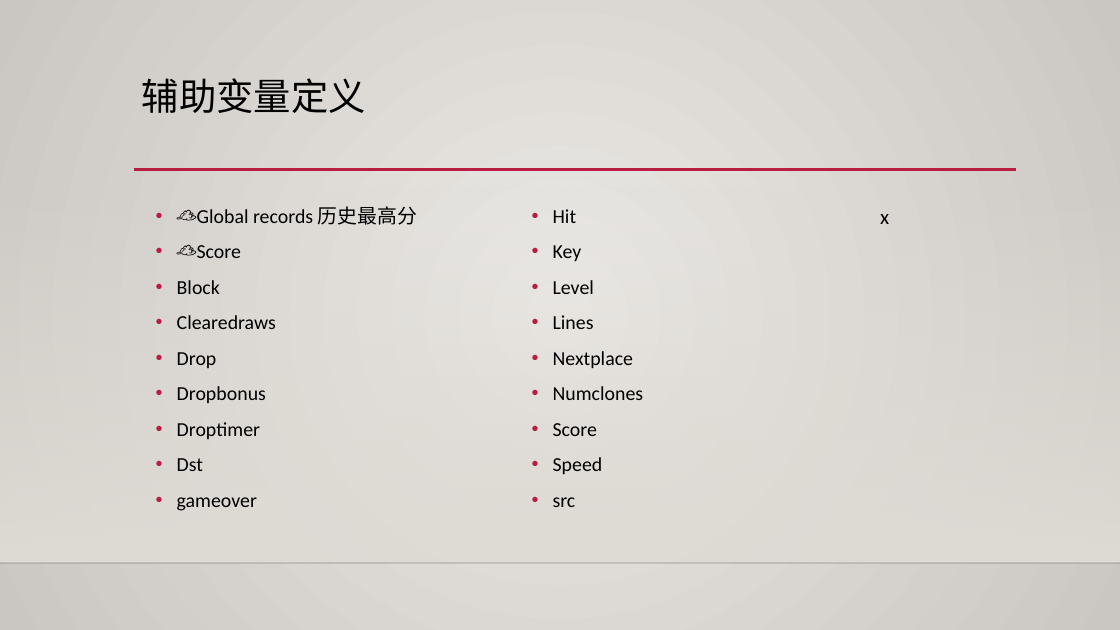
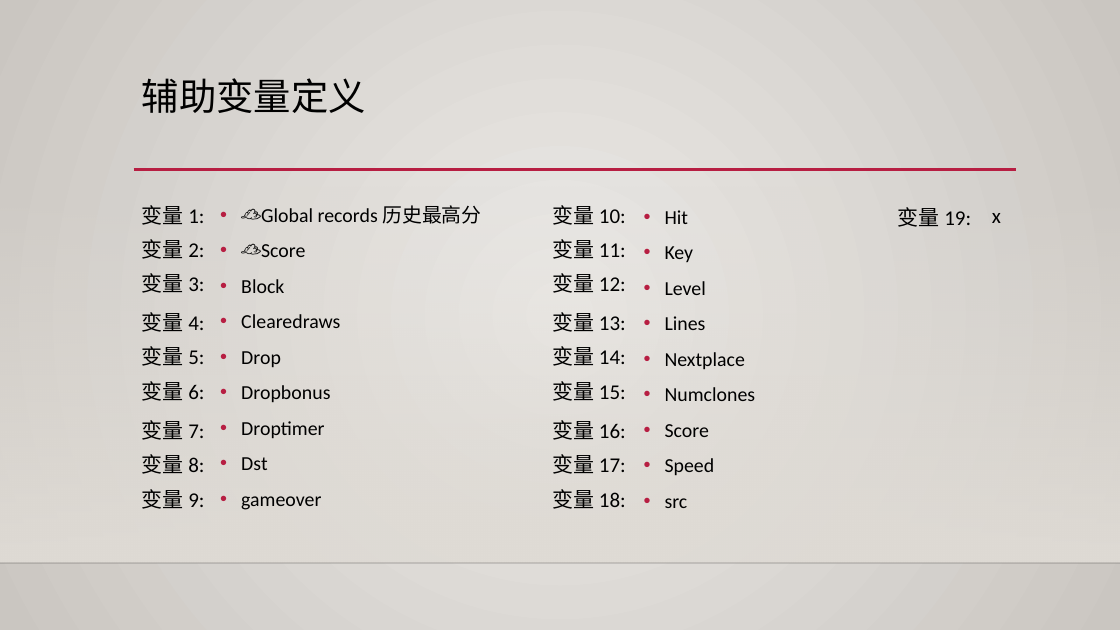
Before and after one commit to batermj/kids_coding_campaign, a slide deck: slide 21 of steam/technology/computer_sciences/programming_languages/scratch/season01/level03/lesson08/presentation_tetris_design2023apr16.pptx (slide 19 before the commit). Drawn at 1120x630 pixels with LibreOffice and Linux fonts; fonts in the diff are those of the drawing; background and template pictures are left out. Boxes give left, top, right and bottom in pixels: in the first picture for what was removed or moved away, otherwise in the second. Text is boxed around its words. In the diff, an @@ line names an element or a change of style, - is before the commit and + after.

```diff
--- a/steam/technology/computer_sciences/programming_languages/scratch/season01/level03/lesson08/presentation_tetris_design2023apr16.pptx
+++ b/steam/technology/computer_sciences/programming_languages/scratch/season01/level03/lesson08/presentation_tetris_design2023apr16.pptx
@@ text added at <box>142,205,204,225</box>, 18 pt, text #000000 @@
+变量 1:
@@ text "☁Global records 历史最高分": place and size @@
-text "☁Global records 历史最高分" at <box>177,206,417,511</box>
+text "☁Global records 历史最高分" at <box>241,205,481,510</box>
@@ text added at <box>552,205,626,225</box>, 18 pt, text #000000 @@
+变量 10:
@@ text "Hit": place and size @@
-text "Hit" at <box>553,209,644,507</box>
+text "Hit" at <box>665,210,756,508</box>
@@ text added at <box>898,207,971,227</box>, 18 pt, text #000000 @@
+变量 19:
@@ text "x": place and size @@
-text "x" at <box>880,214,889,224</box>
+text "x" at <box>992,213,1001,223</box>
@@ text added at <box>142,239,204,259</box>, 18 pt, text #000000 @@
+变量 2:
@@ text added at <box>552,239,626,259</box>, 18 pt, text #000000 @@
+变量 11:
@@ text added at <box>142,273,204,293</box>, 18 pt, text #000000 @@
+变量 3:
@@ text added at <box>552,273,626,293</box>, 18 pt, text #000000 @@
+变量 12:
@@ text added at <box>142,312,204,332</box>, 18 pt, text #000000 @@
+变量 4:
@@ text added at <box>552,312,626,332</box>, 18 pt, text #000000 @@
+变量 13:
@@ text added at <box>142,346,204,366</box>, 18 pt, text #000000 @@
+变量 5:
@@ text added at <box>552,346,626,366</box>, 18 pt, text #000000 @@
+变量 14:
@@ text added at <box>142,381,204,401</box>, 18 pt, text #000000 @@
+变量 6:
@@ text added at <box>552,381,626,401</box>, 18 pt, text #000000 @@
+变量 15:
@@ text added at <box>142,420,204,440</box>, 18 pt, text #000000 @@
+变量 7:
@@ text added at <box>552,420,626,440</box>, 18 pt, text #000000 @@
+变量 16:
@@ text added at <box>142,454,204,474</box>, 18 pt, text #000000 @@
+变量 8:
@@ text added at <box>552,454,626,474</box>, 18 pt, text #000000 @@
+变量 17:
@@ text added at <box>142,489,204,509</box>, 18 pt, text #000000 @@
+变量 9:
@@ text added at <box>552,489,626,509</box>, 18 pt, text #000000 @@
+变量 18:
```
Also in this commit, not shown: 1 other slide changed, 2 slides added.
